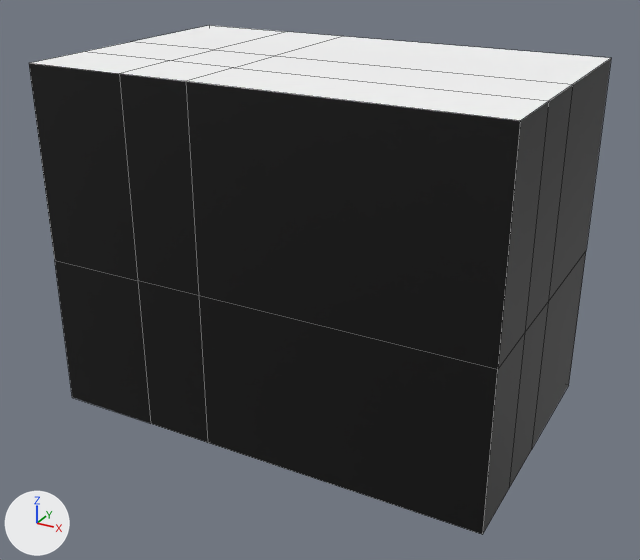
One commit to the FBX model Assets/Environment/SM_Room_End.fbx: the scene before it, then after it.
One viewpoint serves both versions: a 50 mm lens placed at (19.15, -14.88, 7.04), pointed at (13.56, -4.73, 1.97). Lighting does not change. The marker at lower left points along +X, +Y and +Z. Mesh edges are drawn as thin lines. Where no turn or scale is listed for an object, it has been applied to the vertices.

Script lines for the objects in view, before the commit:
```python
me_mesh = bpy.data.meshes.new('Mesh')
me_mesh.from_pydata(...)  # 44 vertices, 41 faces; spans x -2.0..4.5, y -4.0..0.0, z 0.0..5.0
# faces by material slot: [9, 23, 9]
me_mesh.materials.append(mat_lambert94)  # grey #bcbcbc
me_mesh.materials.append(mat_lambert95)  # black #000000
me_mesh.materials.append(mat_lambert96)  # white #ffffff
ob_sm_room_end = bpy.data.objects.new('SM_Room_End', me_mesh)
ob_sm_room_end.location = (12.25, -2.5, 0.0)
```
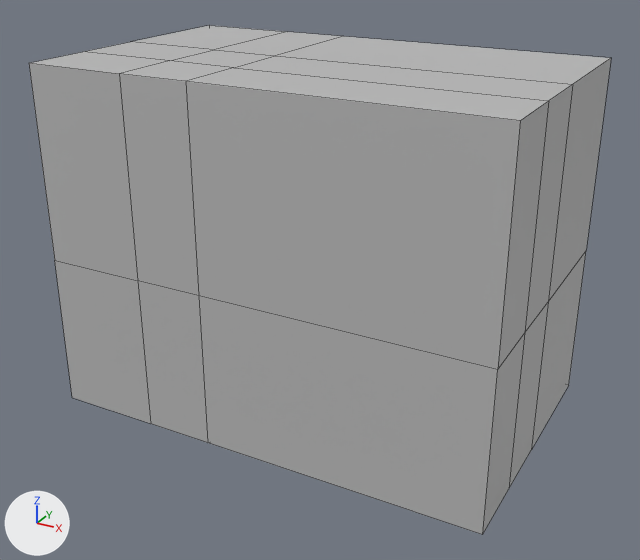
Pixel boxes (x1, y1, x2, y2) of what changed, in the pictures (640 x 560 px):
part 1 of me_mesh, recoloured (black to grey): (29, 58, 611, 535) in both
part 2 of me_mesh, recoloured (white to grey): (32, 25, 610, 121) in both

The change, as a list of edits to the scene's bpy script:
```text
Change me_mesh:
    where me_mesh.from_pydata(...)  # 44 vertices, 41 faces; spans x -2.0..4.5, y -4.0..0.0, z 0.0..5.0
    used by ob_sm_room_end; location = (12.25, -2.5, 0.0)
    me_mesh part 1: all 23 faces that had it switch from mat_lambert95 (black #000000) to mat_lambert94 (grey #bcbcbc)
    me_mesh part 2: all 9 faces that had it switch from mat_lambert96 (white #ffffff) to mat_lambert94 (grey #bcbcbc)
```
